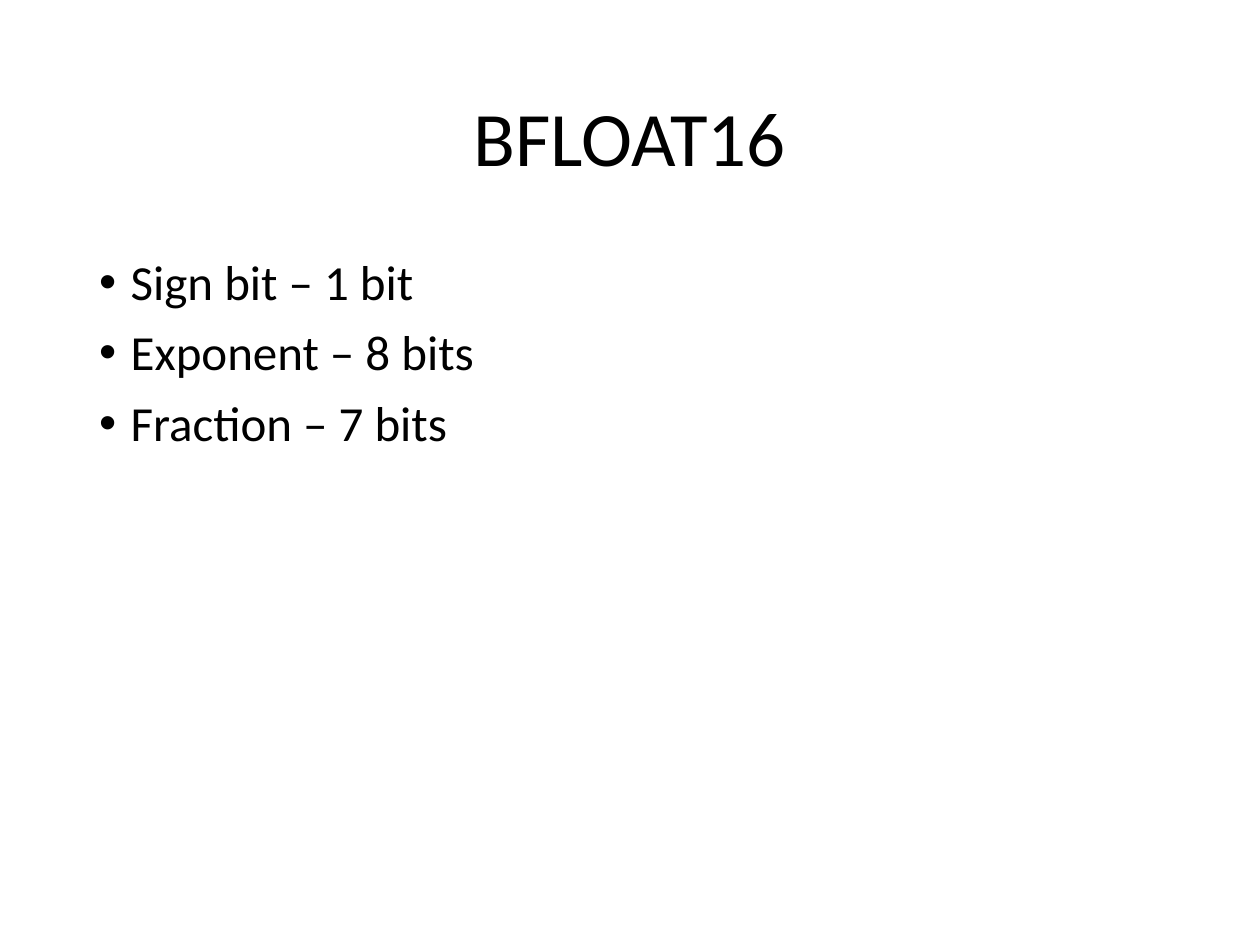
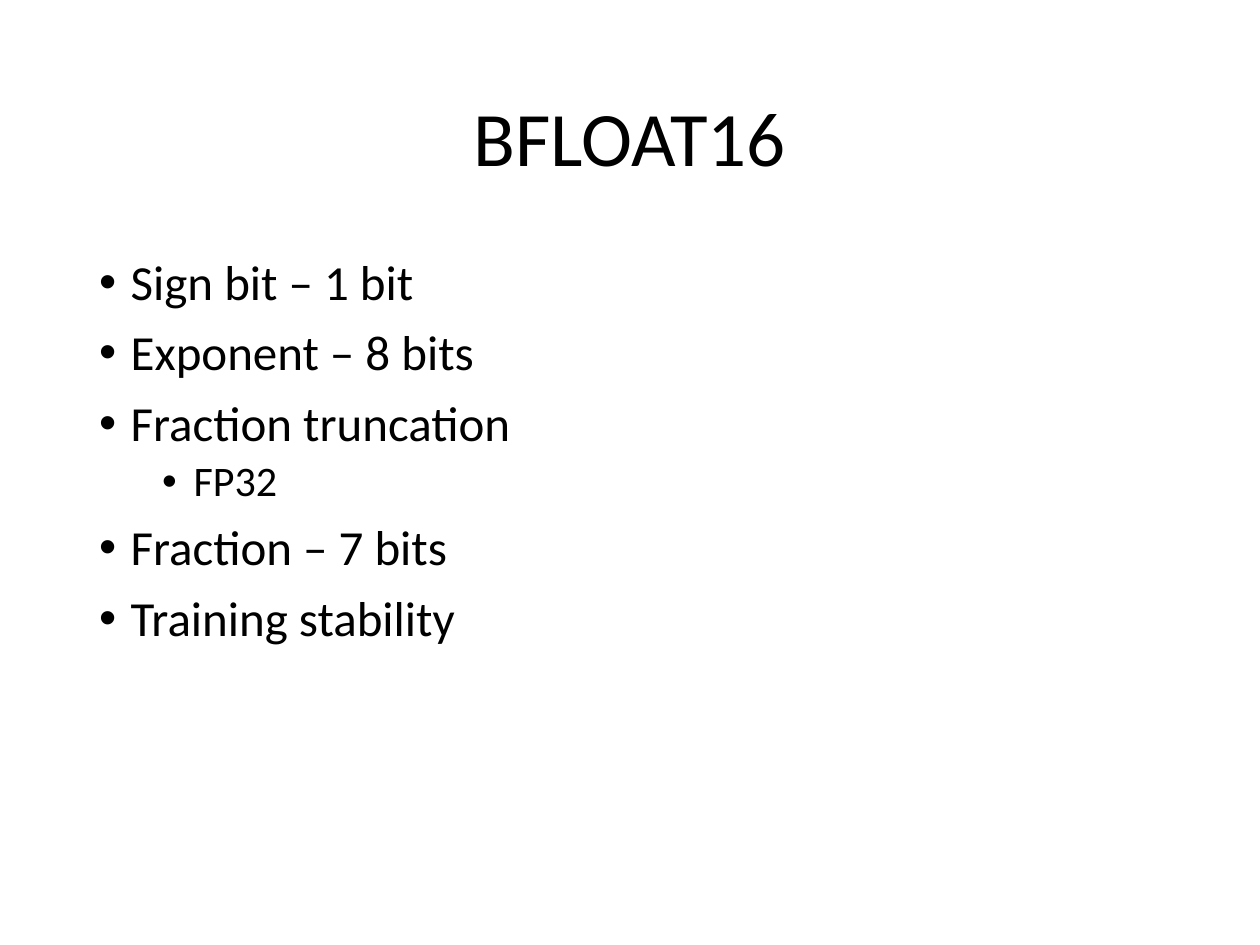
Before and after one commit to look4pritam/LargeLanguageModels, a slide deck: slide 7 of Presentations/ModelQuantization.pptx. Drawn at 1260x945 pixels with LibreOffice and Linux fonts; fonts in the diff are those of the drawing. Boxes give left, top, right and bottom in pixels: in the first picture for what was removed or moved away, otherwise in the second. Text is boxed around its words. In the diff, an @@ line names an element or a change of style, - is before the commit and + after.

```diff
--- a/Presentations/ModelQuantization.pptx
+++ b/Presentations/ModelQuantization.pptx
@@ text at (x1=131, y1=407, x2=510, y2=497): paragraphs added @@
+• Fraction truncation
+  • FP32
@@ text at (x1=131, y1=602, x2=455, y2=645): paragraph added @@
+• Training stability
```
